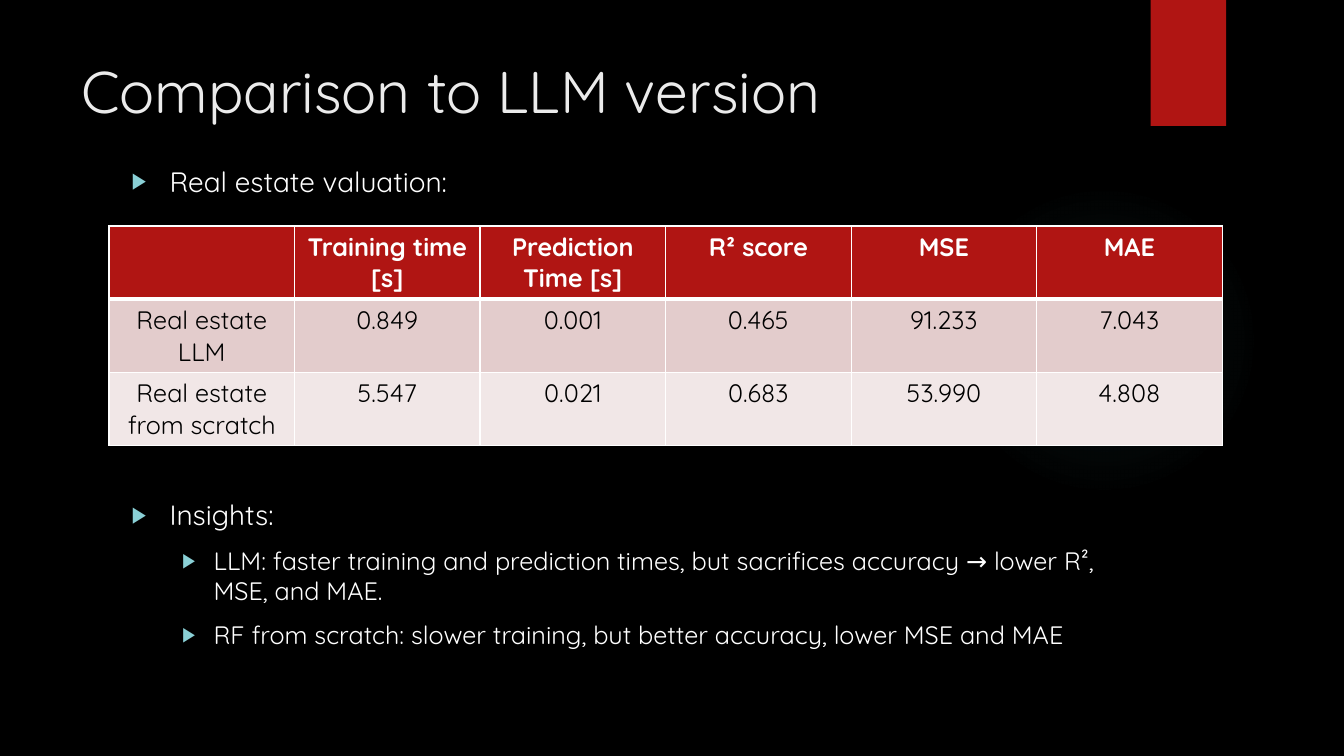
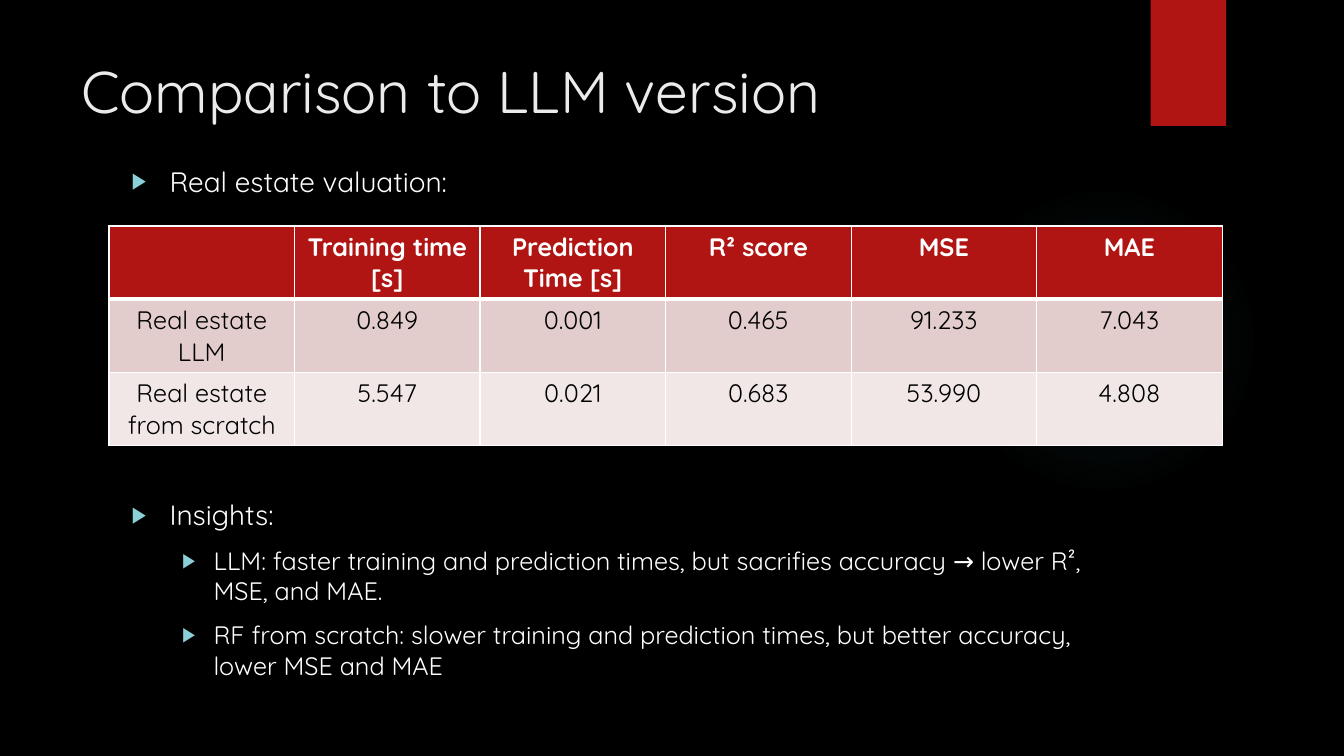
Before and after one commit to amanfc7/Machine-Learaning, a slide deck: slide 14 of ex2/Exercise_2_ppt.pptx. Drawn at 1344x756 pixels with LibreOffice and Linux fonts; fonts in the diff are those of the drawing; background and template pictures are left out. Boxes give left, top, right and bottom in pixels: in the first picture for what was removed or moved away, otherwise in the second. Text is boxed around its words. In the diff, an @@ line names an element or a change of style, - is before the commit and + after.

```diff
--- a/ex2/Exercise_2_ppt.pptx
+++ b/ex2/Exercise_2_ppt.pptx
@@ text at (214, 549, 1081, 676): text changed @@
-  ▶ LLM: faster training and prediction times, but sacrifices accuracy → lower R², MSE, and MAE.
-  ▶ RF from scratch: slower training, but better accuracy, lower MSE and MAE
+  ▶ LLM: faster training and prediction times, but sacrifies accuracy → lower R², MSE, and MAE.
+  ▶ RF from scratch: slower training and prediction times, but better accuracy, lower MSE and MAE
```
Also in this commit, not shown: 5 other slides changed, 1 slide removed.
